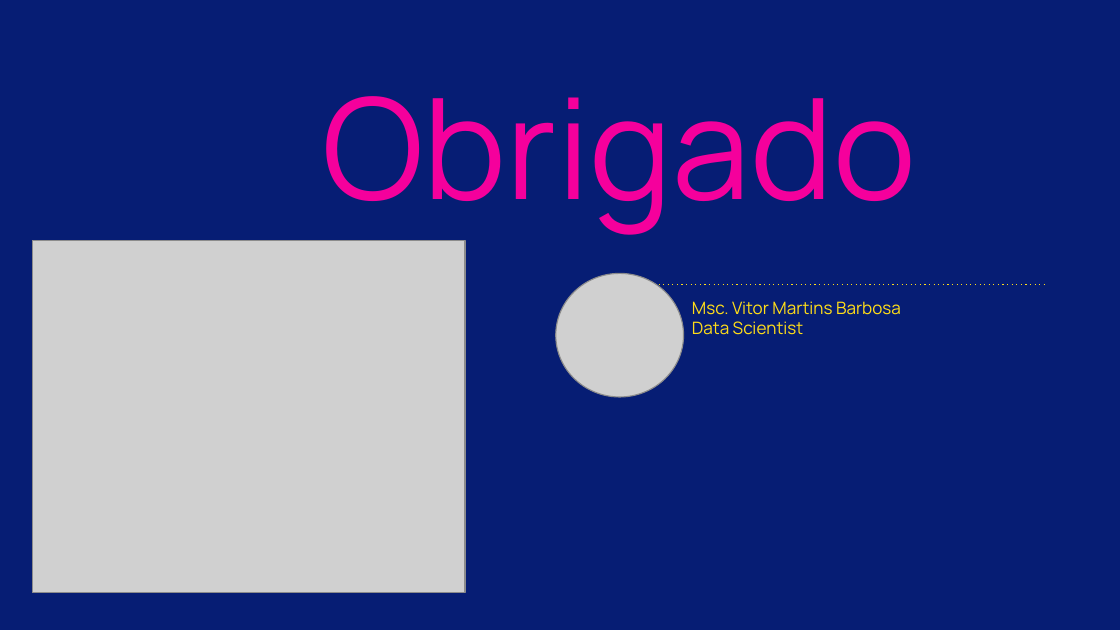
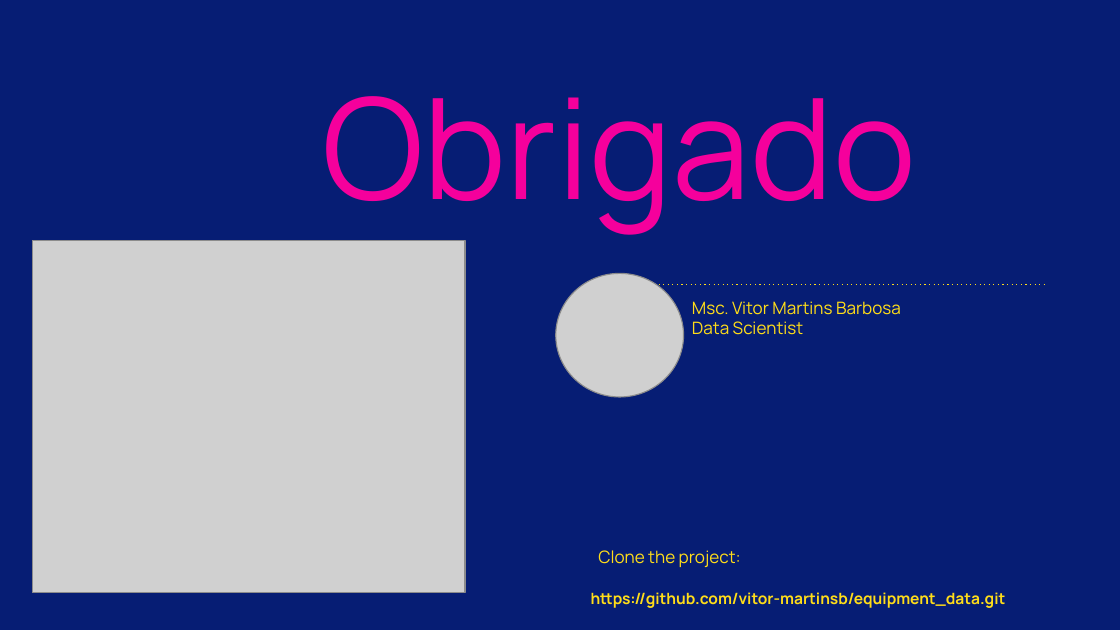
Before and after one commit to vitor-martinsb/equipament_data, a slide deck: slide 14 of Vitor Martins - Equipament fails.pptx (slide 11 before the commit). Drawn at 1120x630 pixels with LibreOffice and Linux fonts; fonts in the diff are those of the drawing; grey boxes stand for pictures. Boxes give left, top, right and bottom in pixels: in the first picture for what was removed or moved away, otherwise in the second. Text is boxed around its words. In the diff, an @@ line names an element or a change of style, - is before the commit and + after.

```diff
--- a/Vitor Martins - Equipament fails.pptx
+++ b/Vitor Martins - Equipament fails.pptx
@@ text added at box(598, 550, 741, 567), 11 pt, text #FFDD19 @@
+Clone the project:
@@ text added at box(591, 592, 1006, 608), 10 pt, text #FFDD19, bold @@
+https://github.com/vitor-martinsb/equipment_data.git
```
Also in this commit, not shown: 6 other slides changed, 4 slides added, 1 slide removed, 1 other file.
